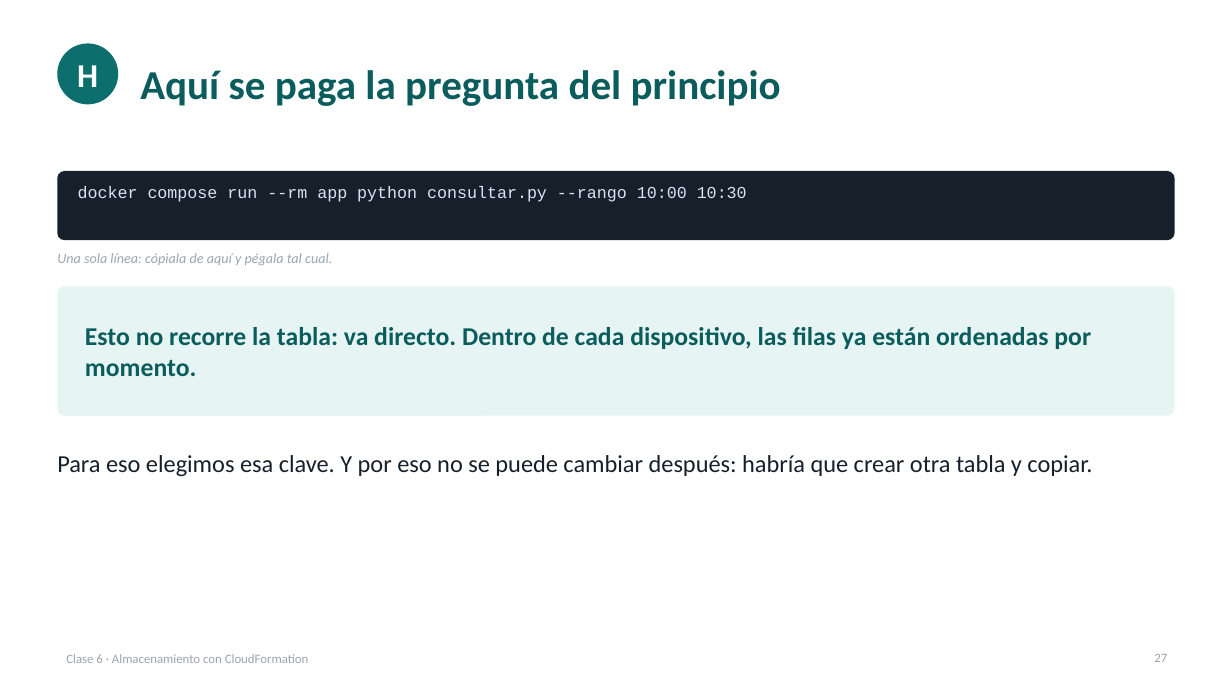
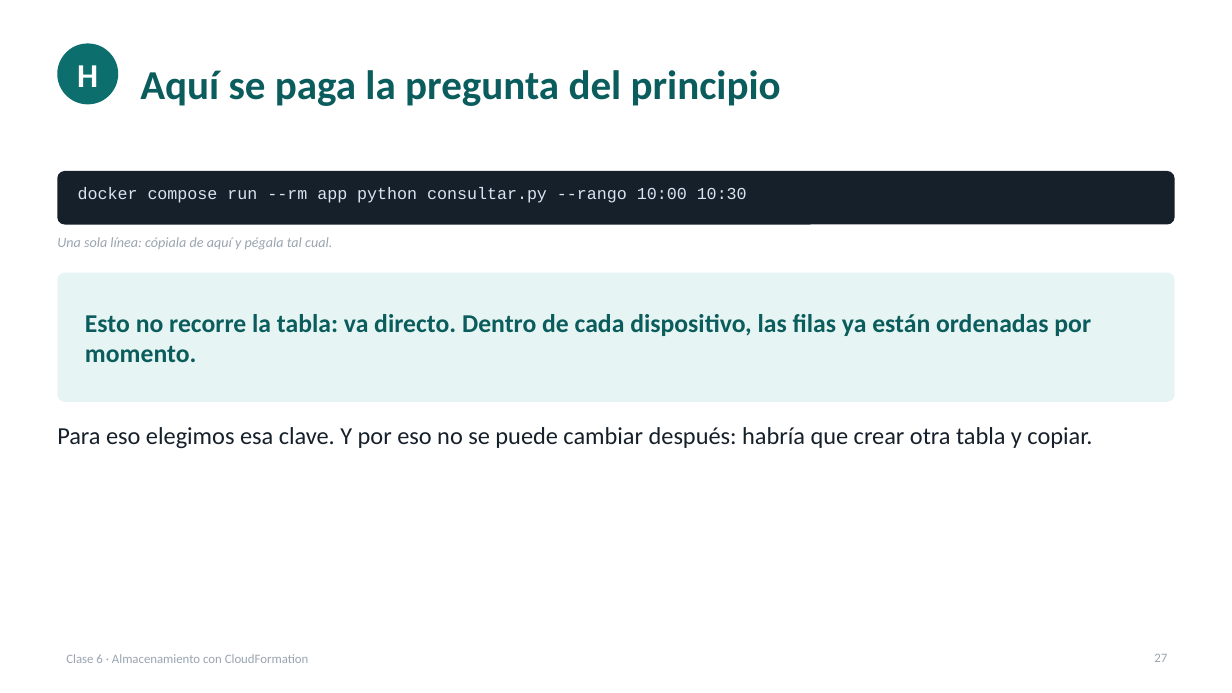
Before and after one commit to cesaraul/IOT_DEVELOPER_AWS, a slide deck: slide 27 of docs/clases/clase-06-almacenamiento-y-cloudformation.pptx. Drawn at 1232x693 pixels with LibreOffice and Linux fonts; fonts in the diff are those of the drawing. Boxes give left, top, right and bottom in pixels: in the first picture for what was removed or moved away, otherwise in the second. Text is boxed around its words. In the diff, an @@ line names an element or a change of style, - is before the commit and + after.

```diff
--- a/docs/clases/clase-06-almacenamiento-y-cloudformation.pptx
+++ b/docs/clases/clase-06-almacenamiento-y-cloudformation.pptx
@@ rounded rectangle: place and size @@
-rounded rectangle at box(57, 171, 1175, 240)
+rounded rectangle at box(57, 171, 1175, 225)
@@ rounded rectangle at box(57, 171, 1175, 225): proportions changed @@
@@ 2 texts, 1 rounded rectangle: place and size @@
-2 texts, 1 rounded rectangle at box(57, 253, 1175, 416)
+2 texts, 1 rounded rectangle at box(57, 237, 1175, 402)
@@ text "Para eso elegimos esa clave. ...": place and size @@
-text "Para eso elegimos esa clave. ..." at box(57, 455, 1092, 476)
+text "Para eso elegimos esa clave. ..." at box(57, 427, 1092, 448)
```
Also in this commit, not shown: 10 other slides changed, 1 other file.
